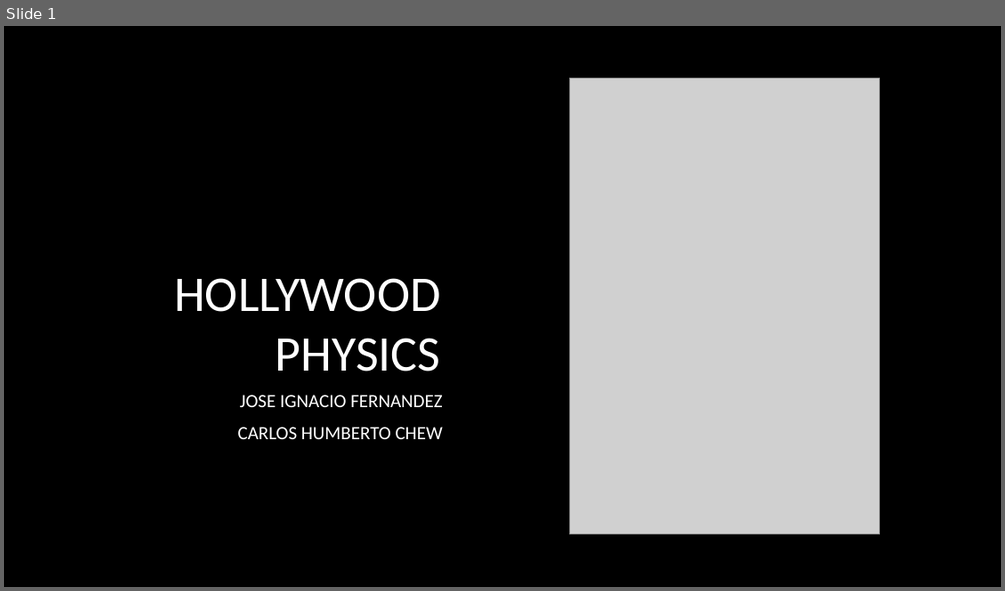
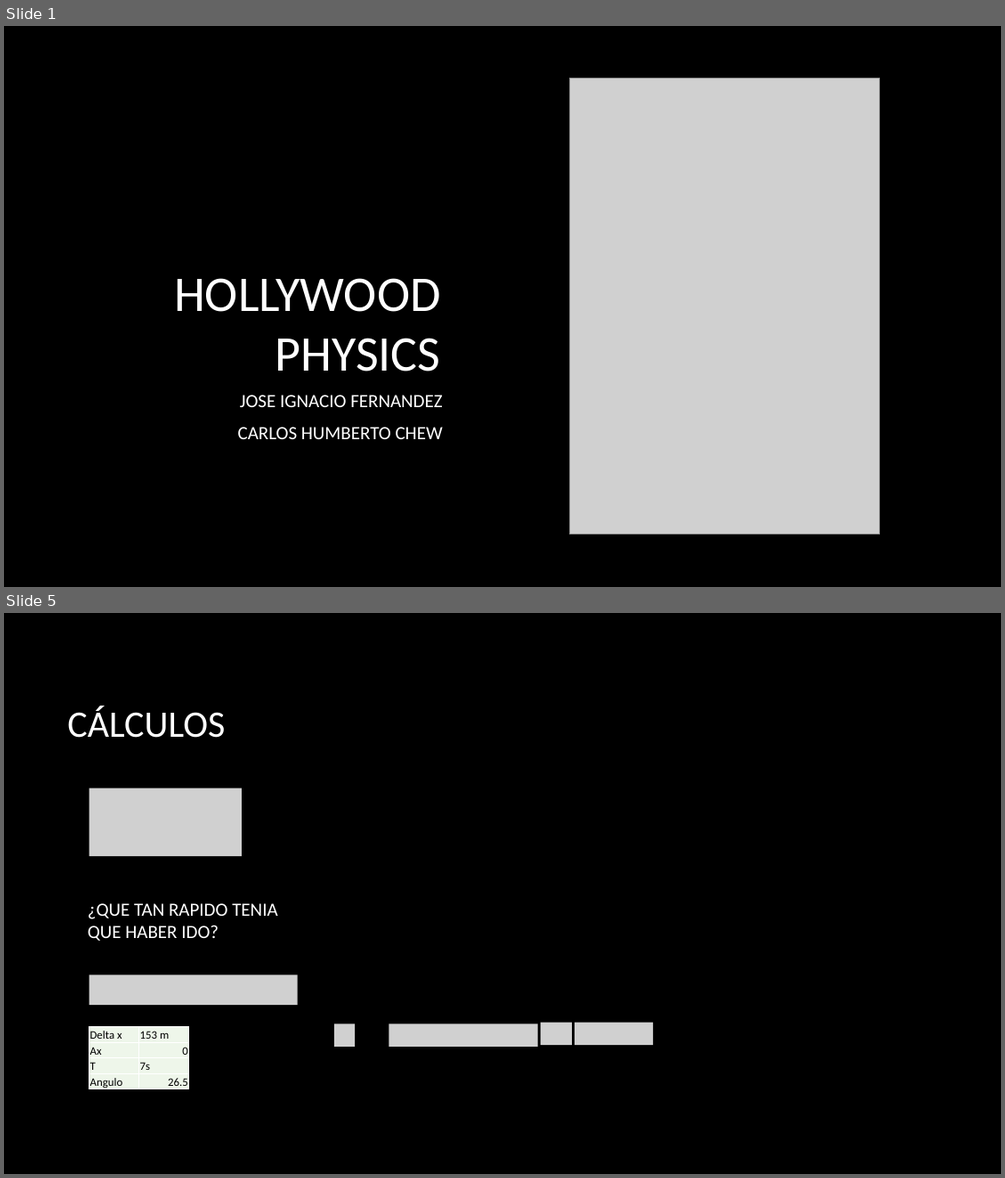
Before and after one commit to CarlosChew/HOLLYWOOD-PHYSICS, a slide deck: HOLLYWOOD PHYSICS - GONE IN 60 SECONDS.pptx. Shown one above the other, each under a label of ours: slide 1 before the commit, slides 1 and 5 after it; the slides between them are not shown. The pictures are 1005x591 and 1005x1178 pixels, drawn with LibreOffice and Linux fonts; fonts in the diff are those of the drawing; grey boxes stand for pictures; background and template pictures are left out. Boxes give left, top, right and bottom in pixels: in the first picture for what was removed or moved away, otherwise in the second. Text is boxed around its words. In the diff, an @@ line names an element or a change of style, - is before the commit and + after.

```diff
--- a/HOLLYWOOD PHYSICS - GONE IN 60 SECONDS.pptx
+++ b/HOLLYWOOD PHYSICS - GONE IN 60 SECONDS.pptx
@@ slide 5 added at (4,613,1001,1174), background picture (left out) @@
@@ title added at (67,706,225,738), 36 pt, text #FFFFFF @@
+CÁLCULOS
@@ picture added at (89,788,242,856) @@
@@ text added at (88,903,277,941), 18 pt, text #FFFFFF @@
+¿QUE TAN RAPIDO TENIA QUE HABER IDO?
@@ picture added at (89,975,297,1005) @@
@@ table added at (89,1027,189,1092), 4 rows, 2 columns @@
+Delta x | 153 m
+Ax | 0
+T | 7s
+Angulo | 26.5
@@ picture added at (334,1023,355,1046) @@
@@ picture added at (389,1023,538,1046) @@
@@ picture added at (540,1022,572,1045) @@
@@ picture added at (574,1022,653,1045) @@
```
Also in this commit, not shown: 4 slides changed, 1 other slide added, 1 slide removed.
